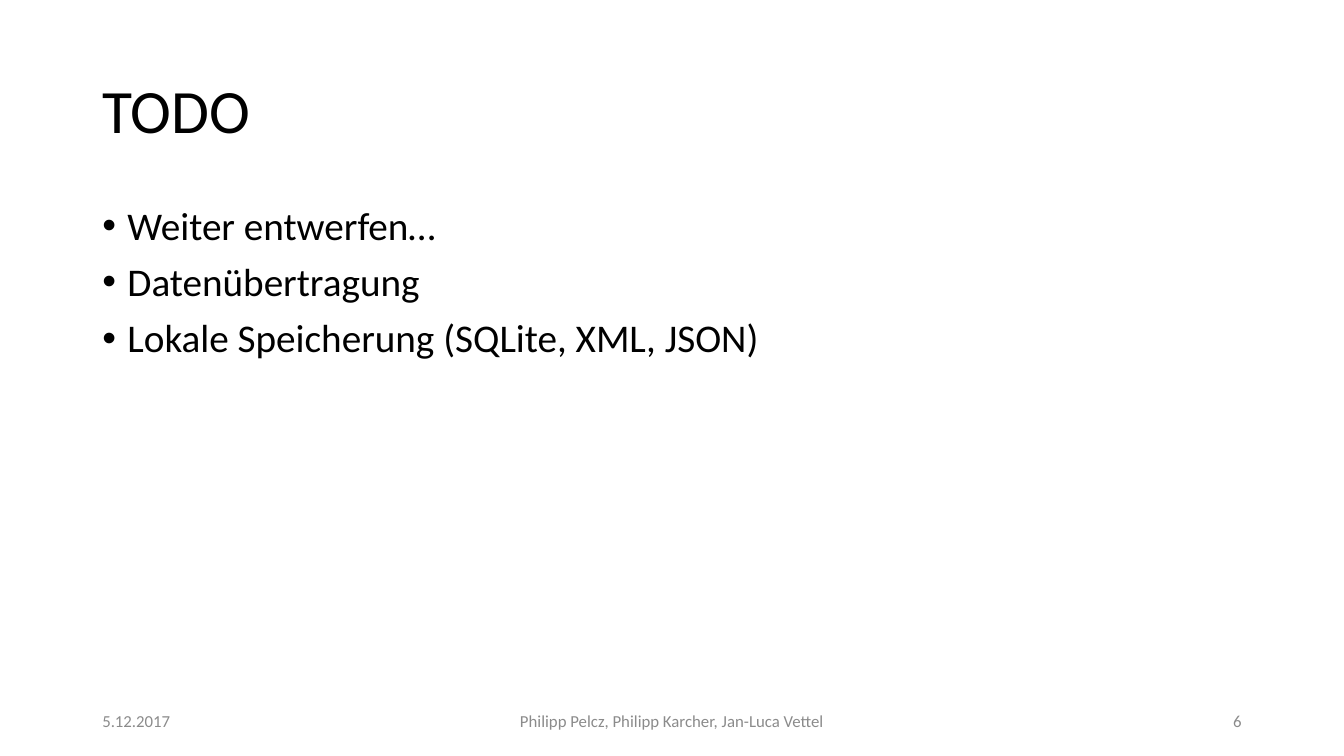
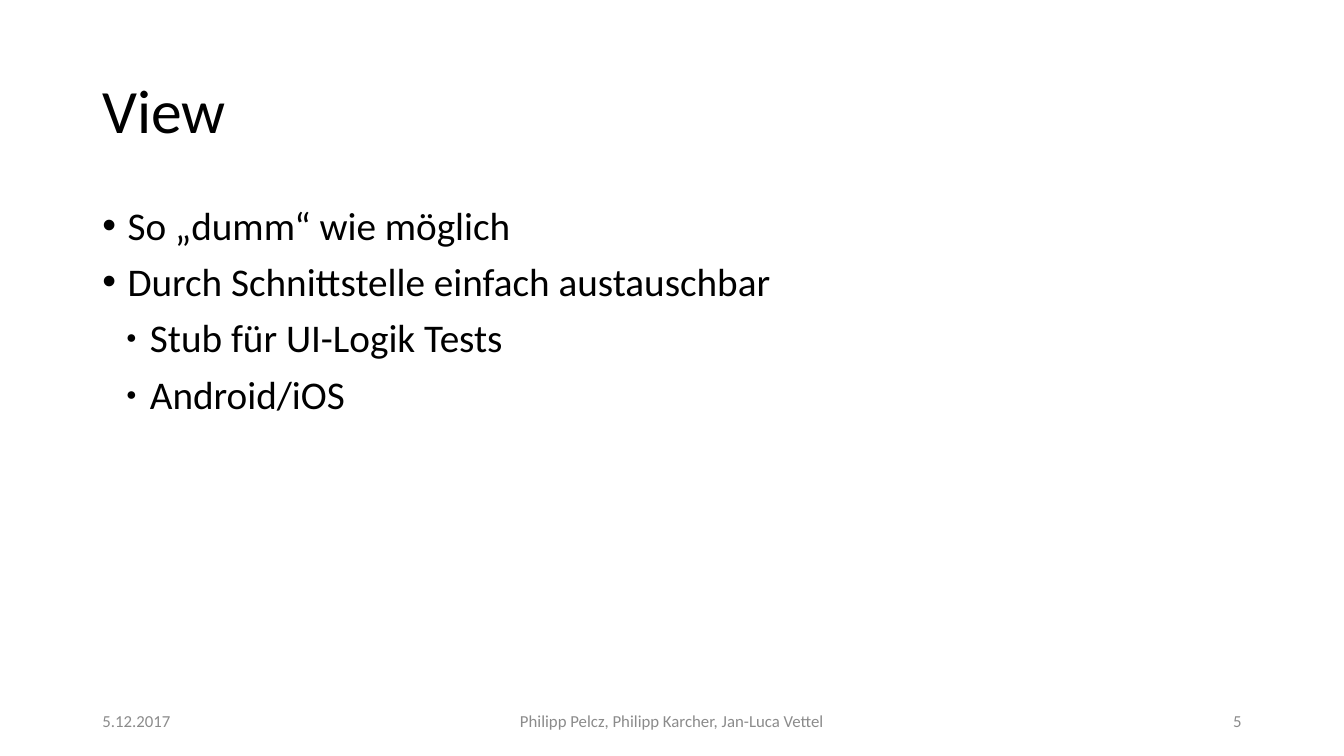
Before and after one commit to Pelcz97/Medox, a slide deck: slide 5 of Entwurf/1.Gruppentreffen.pptx (slide 6 before the commit). Drawn at 1344x756 pixels with LibreOffice and Linux fonts; fonts in the diff are those of the drawing. Boxes give left, top, right and bottom in pixels: in the first picture for what was removed or moved away, otherwise in the second. Text is boxed around its words. In the diff, an @@ line names an element or a change of style, - is before the commit and + after.

Commit message:
präsentation

```diff
--- a/Entwurf/1.Gruppentreffen.pptx
+++ b/Entwurf/1.Gruppentreffen.pptx
@@ text at [102, 90, 225, 134]: text changed @@
-TODO
+View
@@ text at [128, 212, 771, 411]: text changed @@
-• Weiter entwerfen…
-• Datenübertragung
-• Lokale Speicherung (SQLite, XML, JSON)
+• So „dumm“ wie möglich
+• Durch Schnittstelle einfach austauschbar
+  ● Stub für UI-Logik Tests
+  ● Android/iOS
@@ page number at [1233, 716, 1241, 727]: text changed @@
-6
+5
```
Also in this commit, not shown: 2 other slides changed, 6 slides added, 1 other file.
